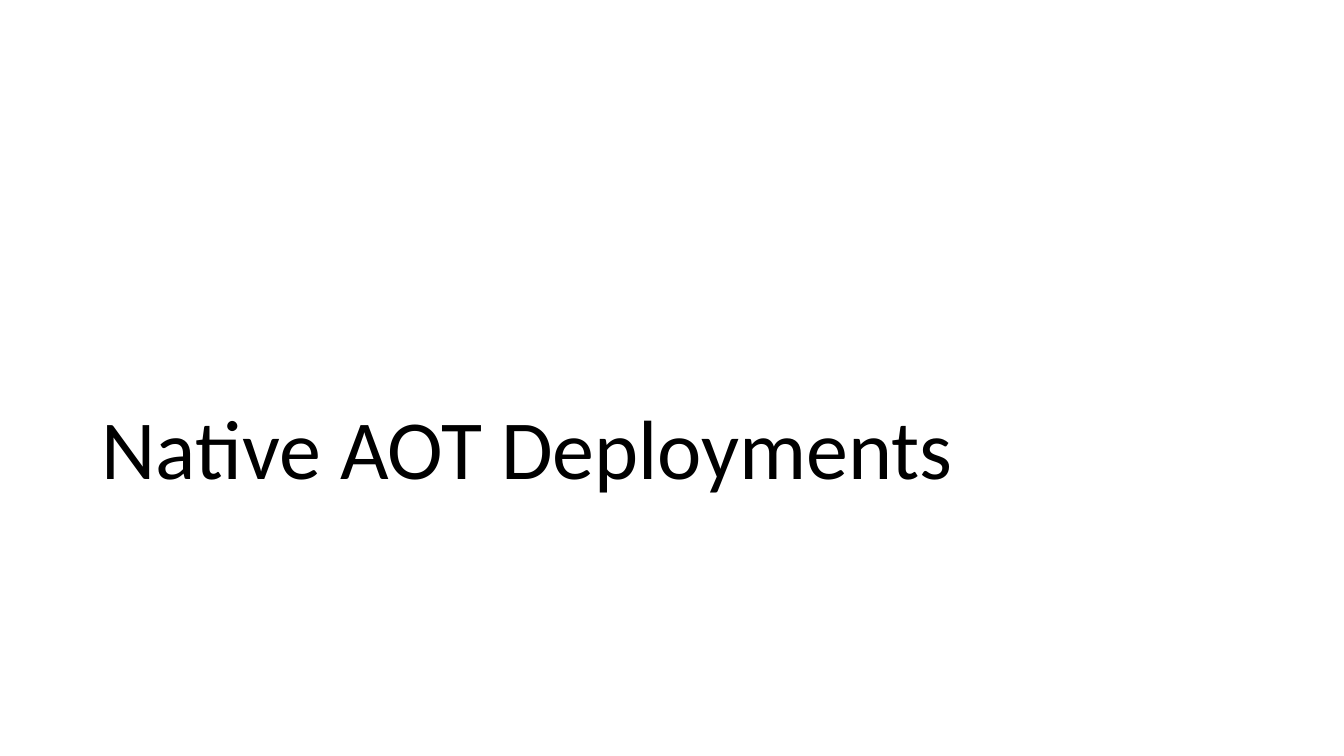
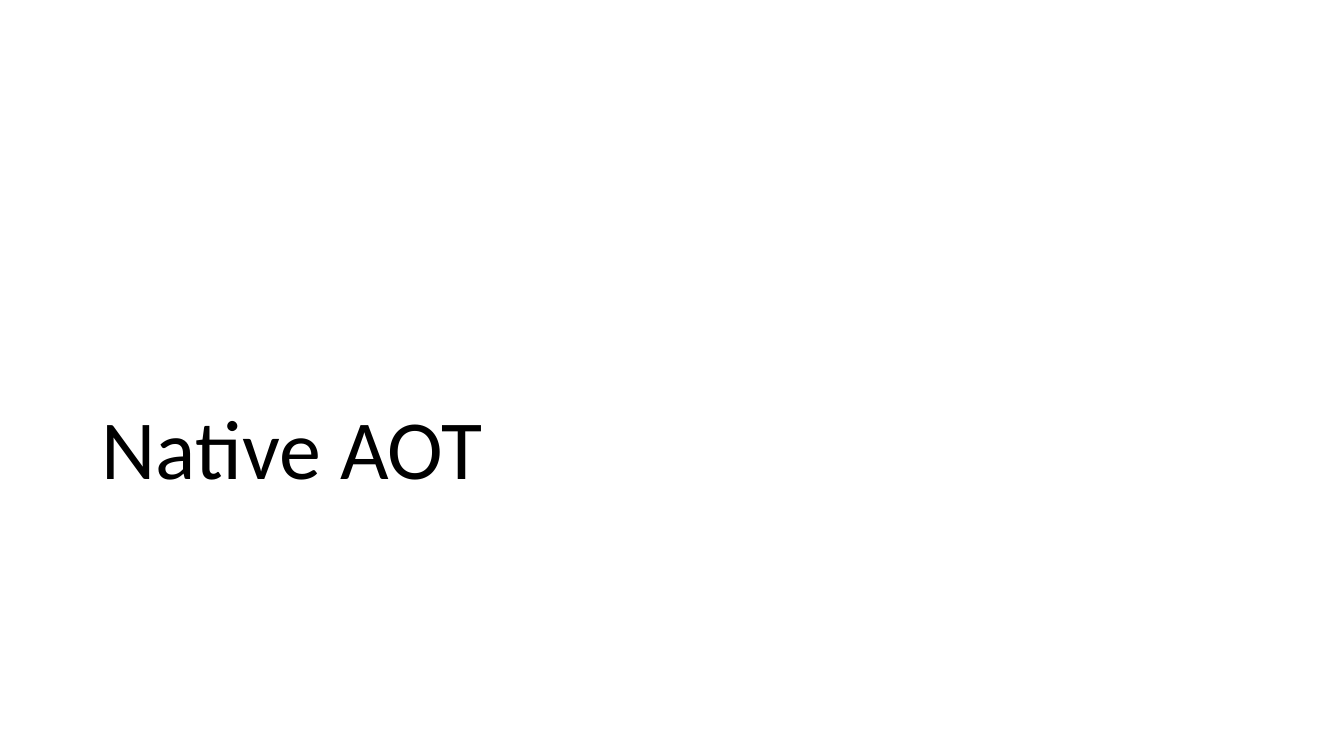
Before and after one commit to willvelida/talks, a slide deck: slide 4 of whats-new-cloud-native-dev-dotnet8/slide_deck.pptx. Drawn at 1344x756 pixels with LibreOffice and Linux fonts; fonts in the diff are those of the drawing. Boxes give left, top, right and bottom in pixels: in the first picture for what was removed or moved away, otherwise in the second. Text is boxed around its words. In the diff, an @@ line names an element or a change of style, - is before the commit and + after.

Commit message:
Updated slides

```diff
--- a/whats-new-cloud-native-dev-dotnet8/slide_deck.pptx
+++ b/whats-new-cloud-native-dev-dotnet8/slide_deck.pptx
@@ title at [102,421,482,480]: text changed @@
-Native AOT Deployments
+Native AOT
```
Also in this commit, not shown: 4 slides added.
